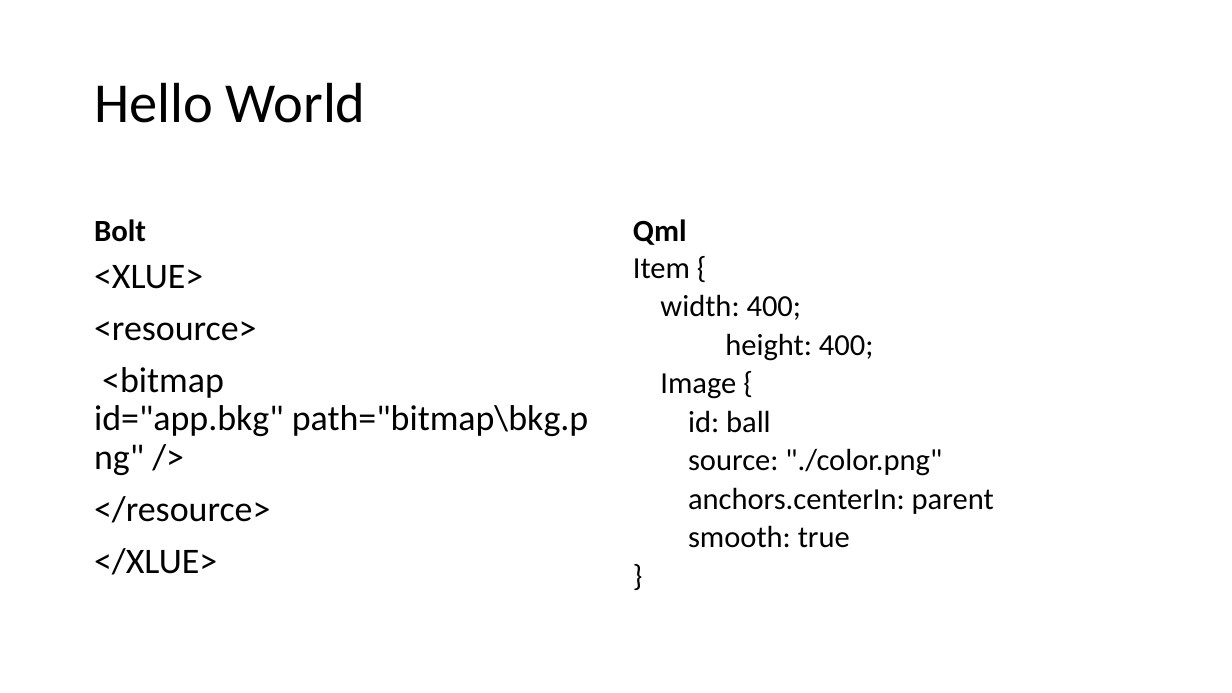
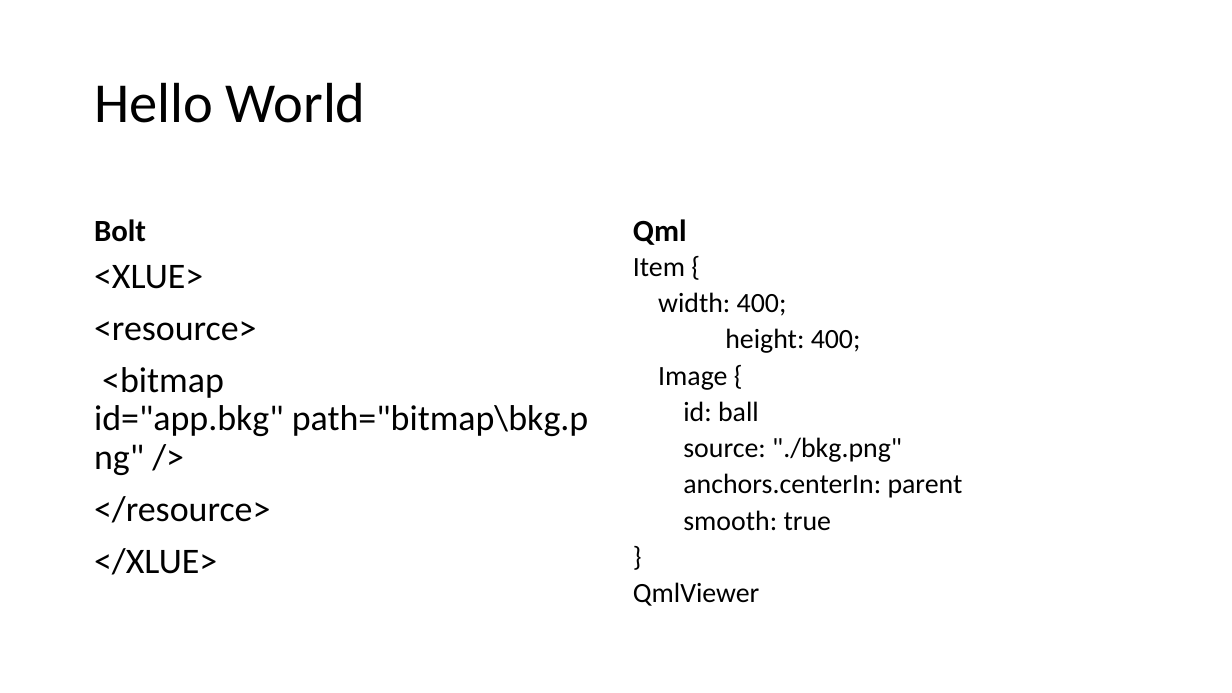
Before and after one commit to nifei/samples, a slide deck: slide 7 of Bolt_Qt.pptx. Drawn at 1232x693 pixels with LibreOffice and Linux fonts; fonts in the diff are those of the drawing; background and template pictures are left out. Boxes give left, top, right and bottom in pixels: in the first picture for what was removed or moved away, otherwise in the second. Text is boxed around its words. In the diff, an @@ line names an element or a change of style, - is before the commit and + after.

```diff
--- a/Bolt_Qt.pptx
+++ b/Bolt_Qt.pptx
@@ text at [633, 258, 963, 531]: size 23.8 to 21.7 pt in "Item {", "width: 400;", "height: 400;", "Image {" and 4 more places @@
@@ text at [683, 437, 902, 462]: text changed; size 23.8 to 21.7 pt @@
-source: "./color.png"
+source: "./bkg.png"
@@ text at [633, 582, 759, 606]: paragraph added @@
+QmlViewer
```
Also in this commit, not shown: 10 other slides changed, 7 slides added, 5 other files.
